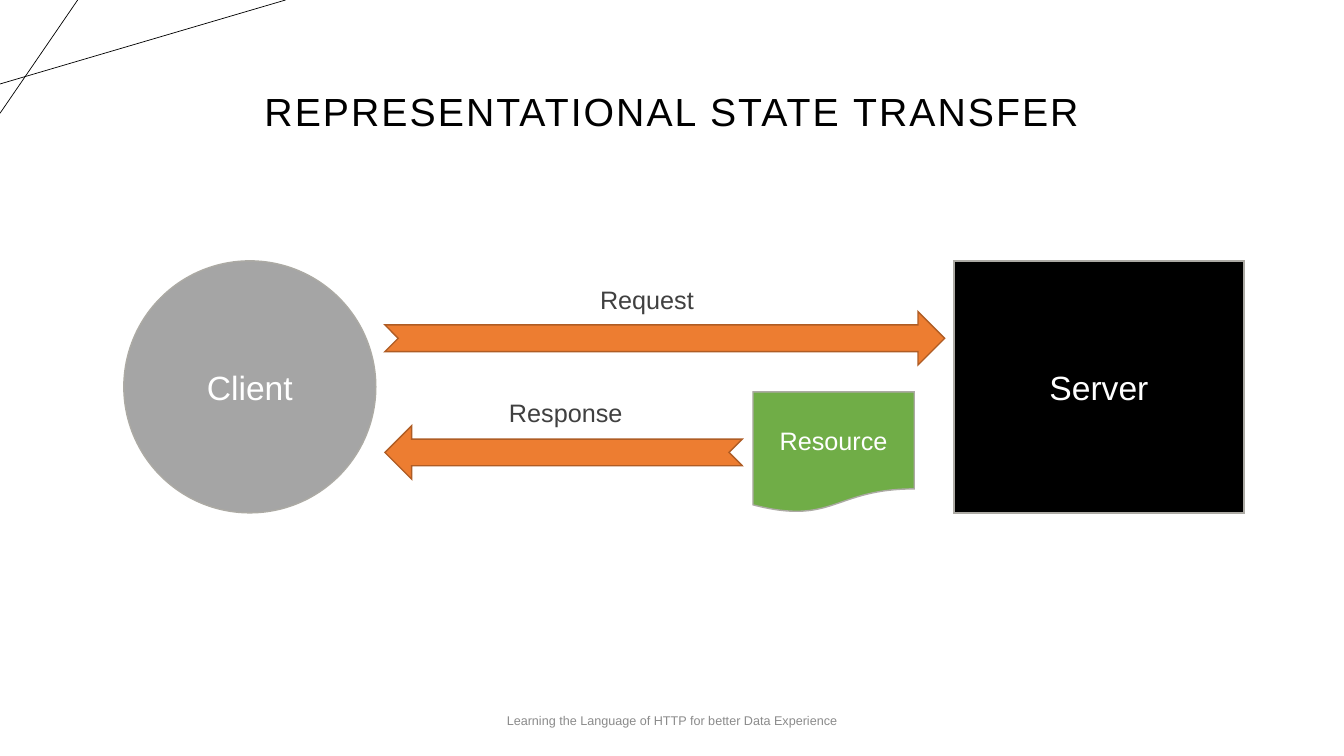
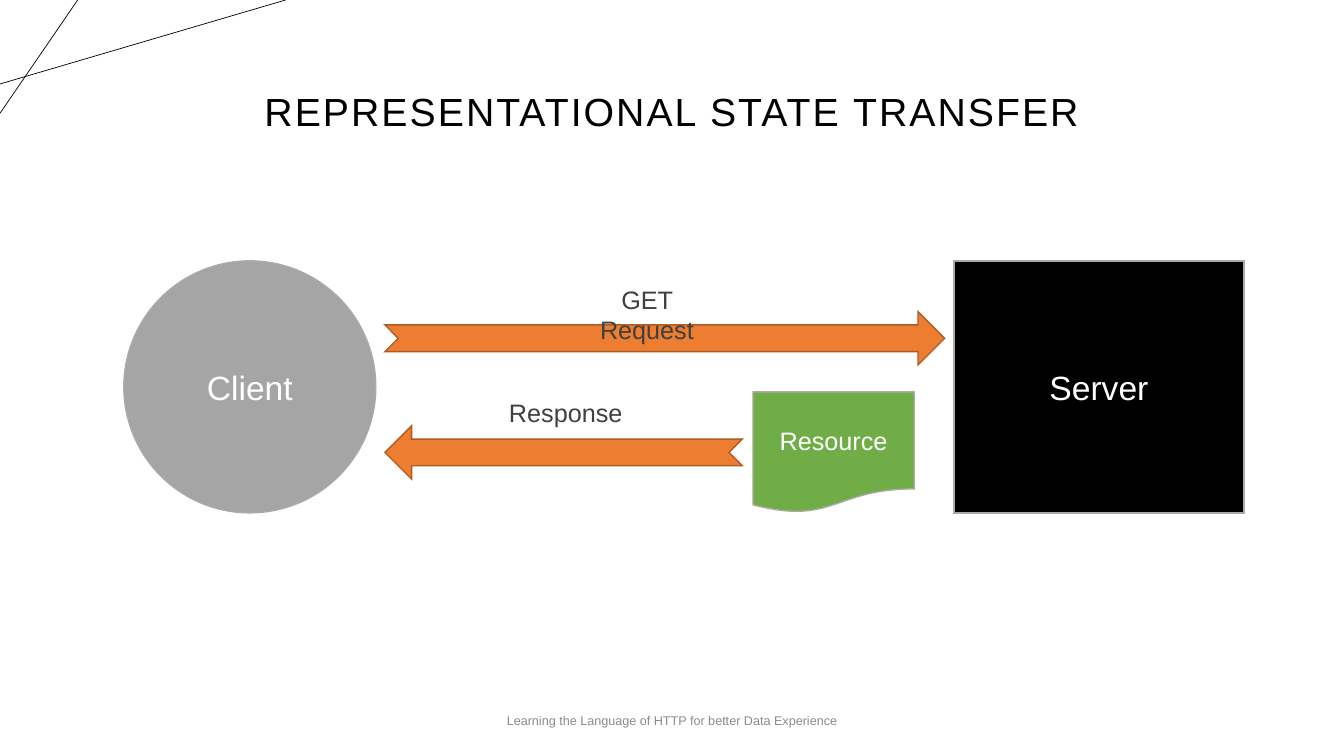
Before and after one commit to cwoodruff/LanguageOfHTTP, a slide deck: slide 16 of Learning the Language of HTTP for Better Data Experience.pptx (slide 14 before the commit). Drawn at 1344x756 pixels with LibreOffice and Linux fonts; fonts in the diff are those of the drawing. Boxes give left, top, right and bottom in pixels: in the first picture for what was removed or moved away, otherwise in the second. Text is boxed around its words. In the diff, an @@ line names an element or a change of style, - is before the commit and + after.

```diff
--- a/Learning the Language of HTTP for Better Data Experience.pptx
+++ b/Learning the Language of HTTP for Better Data Experience.pptx
@@ text at [600,291,694,345]: text changed @@
-Request
+GET Request
```
Also in this commit, not shown: 2 other slides changed, 2 slides added.
